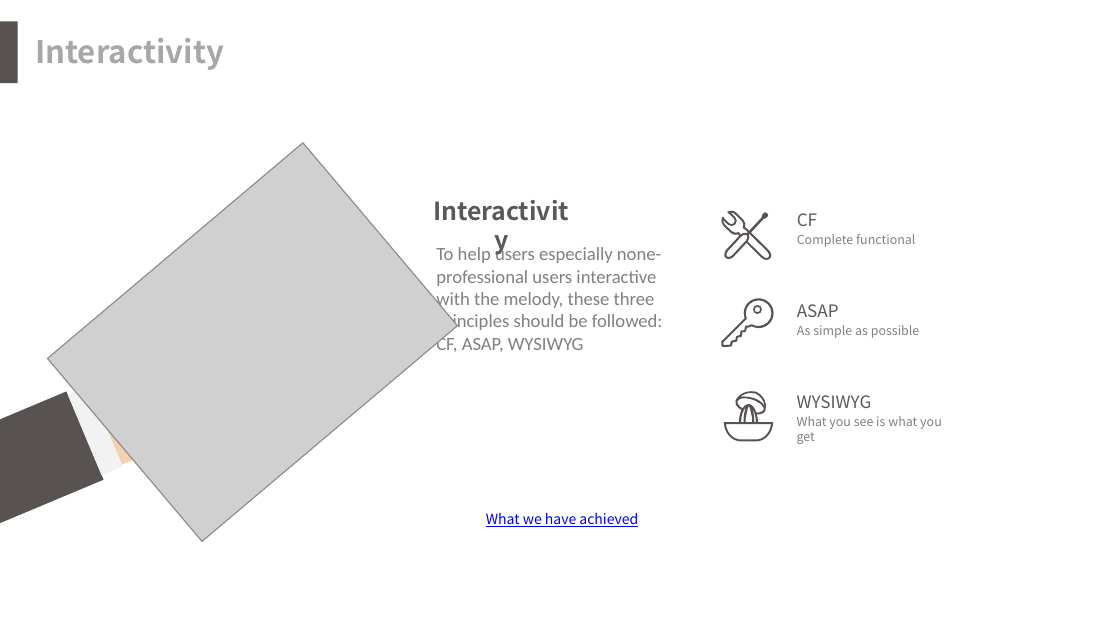
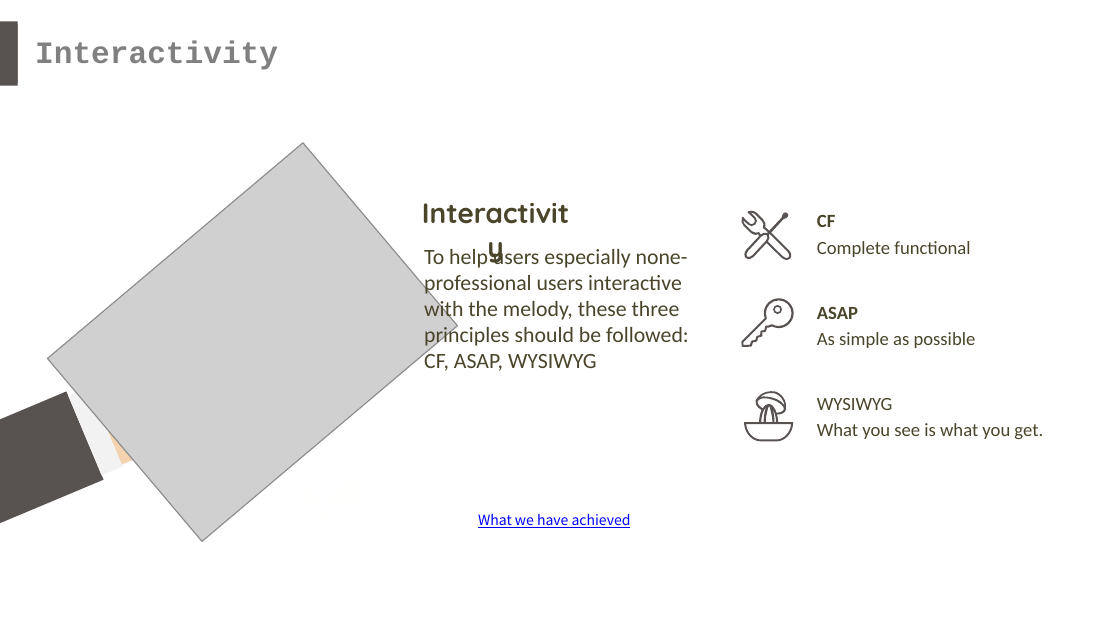
Before and after one commit to yippp/Musier, a slide deck: slide 7 of MidtermPRE/MusierMidtermFront.pptx (slide 5 before the commit). Drawn at 1120x630 pixels with LibreOffice and Linux fonts; fonts in the diff are those of the drawing; grey boxes stand for pictures. Boxes give left, top, right and bottom in pixels: in the first picture for what was removed or moved away, otherwise in the second. Text is boxed around its words. In the diff, an @@ line names an element or a change of style, - is before the commit and + after.

```diff
--- a/MidtermPRE/MusierMidtermFront.pptx
+++ b/MidtermPRE/MusierMidtermFront.pptx
@@ rectangle added at bbox=[0, 24, 18, 85], fill #585251 @@
@@ rectangle added at bbox=[32, 18, 346, 83], fill #FFFFFF @@
@@ text "Interactivity" at bbox=[35, 28, 367, 74]: font Noto Sans CJK TC to Courier New, text colour #A7A7A7 to #808080 @@
@@ text "Interactivity" at bbox=[35, 40, 278, 70]: size 16 to 18 pt, font Noto Sans CJK TC to Quicksand, text colour #595959 to #4A452A @@
@@ text added at bbox=[35, 40, 283, 59], 16 pt, text #A6A6A6 @@
+点击添加相关标题文字
@@ text "CF" at bbox=[817, 214, 970, 257]: size 11 to 12 pt, text colour #595959 to #4A452A, bold on in "CF"; font Noto Sans CJK SC to Calibri, size 8 to 12 pt, text colour #808080 to #4A452A @@
@@ text "To help users especially none-professional ...": place and size @@
-text "To help users especially none-professional ..." at bbox=[436, 245, 663, 352]
+text "To help users especially none-professional ..." at bbox=[424, 245, 689, 371]
@@ text "To help users especially none-professional ..." at bbox=[424, 245, 689, 371]: size 12 to 14 pt, text colour #808080 to #4A452A @@
@@ text "ASAP": place and size @@
-text "ASAP" at bbox=[797, 304, 920, 338]
+text "ASAP" at bbox=[817, 306, 976, 348]
@@ text "ASAP" at bbox=[817, 306, 976, 348]: size 11 to 12 pt, text colour #595959 to #4A452A, bold on in "ASAP"; font Noto Sans CJK SC to Calibri; size 8 to 12 pt, text colour #808080 to #4A452A in "As simple as possible" @@
@@ 4 freeform shapes, 1 text: place and size @@
-4 freeform shapes, 1 text at bbox=[720, 211, 915, 441]
+4 freeform shapes, 1 text at bbox=[740, 211, 970, 441]
@@ text "WYSIWYG": place and size @@
-text "WYSIWYG" at bbox=[797, 395, 942, 444]
+text "WYSIWYG" at bbox=[817, 398, 1043, 439]
@@ text at bbox=[817, 398, 893, 410]: size 11 to 12 pt, font Noto Sans CJK SC to Calibri, text colour #595959 to #4A452A in "WYSIWYG" @@
@@ text at bbox=[817, 423, 1043, 439]: text changed; size 8 to 12 pt; font Noto Sans CJK SC to Calibri; text colour #808080 to #4A452A @@
-What you see is what you get
+What you see is what you get.
@@ text "What we have achieved": place and size @@
-text "What we have achieved" at bbox=[486, 513, 638, 527]
+text "What we have achieved" at bbox=[478, 514, 631, 528]
```
Also in this commit, not shown: 2 other slides changed, 11 slides added, 22 slides removed.
